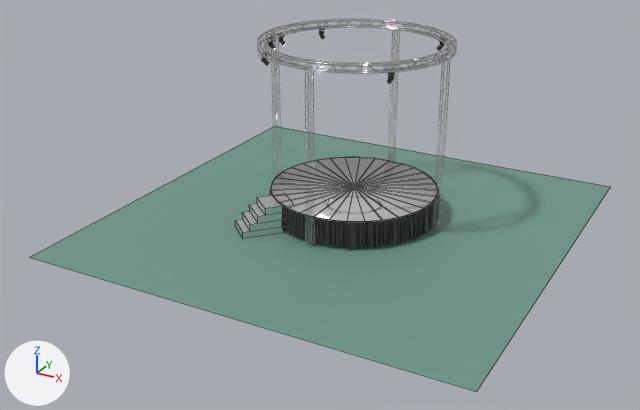
An edit to the Blender file circularstage.blend, drawn before and after from the same camera.
Camera for both pictures: a camera (50 mm lens) standing at (12.8, -25.7, 12.8) and looking at (-0.3, -1.9, 0.9). The axes (+X, +Y, +Z) are drawn at lower left. The lights are the same throughout. Mesh edges are drawn as thin lines on the coarser meshes.

In view in the first picture: 'Torusses', 'circular-trusses', 'curtain', 'floor', 'stairs', 'stand', 'vertical truss'.
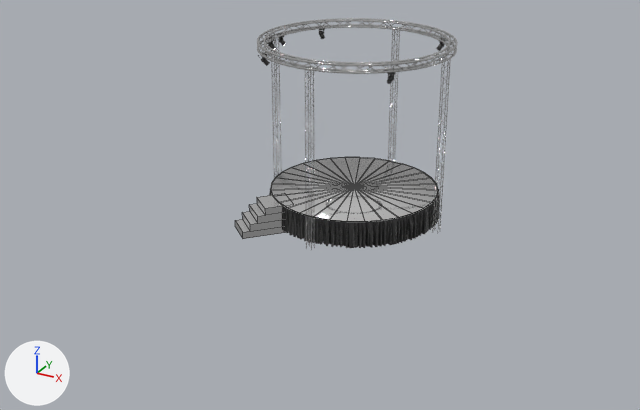
The change, as JSON lines over the scene's bpy script:
```json
{"op": "add", "block": "ob_floor", "code": "ob_floor.hide_set(True)"}
```

Where the change shows, as pixel boxes (x1, y1, x2, y2) in the pictures (640 x 410 px):
```json
{"object": "floor", "change": "hidden", "before": [29, 126, 610, 392], "on screen": "green"}
```
